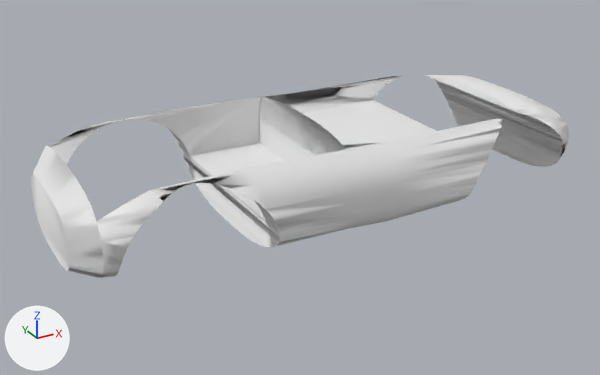
One commit to the glTF model assets/sedan_body.glb: the scene before it, then after it.
Both versions are drawn from a 50 mm lens placed at (-3.95, -6.77, 4.0), pointed at (-0.24, -0.03, 0.63). Lighting does not change. The marker at lower left points along +X, +Y and +Z. The older version comes first.

The older version as bpy lines, for what is in view:
```python
me_sedanshellmesh = bpy.data.meshes.new('SedanShellMesh')
me_sedanshellmesh.from_pydata(...)  # 1692 vertices, 3493 faces; spans x -2.72..2.7, y -1.18..1.18, z 0.43..1.43
ob_sedanshell = bpy.data.objects.new('SedanShell', me_sedanshellmesh)
ob_sedanshell.location = (0.0, 0.0, 0.0)
```
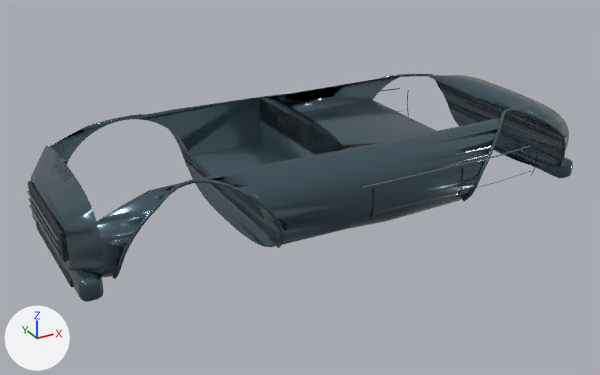
Location of each change, (x1, y1, x2, y2) in pixels of the pictures (600 x 375 px):
'SedanShell', recoloured (white to dark blue): (31, 75, 569, 278) in both
'PressedWheelArch.002', added: after (113, 179, 284, 279)
'LowerBumper', added: after (32, 212, 104, 302)
'PressedWheelArch.003', added: after (463, 108, 566, 202)
'RecessedGrille', added (black): after (28, 181, 67, 262)
'RearBumper', added: after (531, 157, 573, 178)
'LowerIntake', added: after (36, 222, 73, 287)
'WindowBelt.001', added: after (362, 145, 530, 188)
'GrilleBlade.001', added: after (28, 198, 60, 248)
'GrilleBlade', added: after (29, 205, 61, 255)
'GrilleBlade.002', added: after (27, 191, 59, 240)
'PressedWheelArch', added: after (92, 114, 187, 166)
'PressedWheelArch.001', added: after (382, 74, 456, 122)
'DoorLowerCrease.002', added: after (376, 192, 458, 213)

The change, as a diff of the scene's bpy script:
```diff
--- a/assets/sedan_body.glb.py
+++ b/assets/sedan_body.glb.py
@@ me_sedanshellmesh @@
 me_sedanshellmesh.from_pydata(...)  # 1692 vertices, 3493 faces; spans x -2.72..2.7, y -1.18..1.18, z 0.43..1.43
+me_sedanshellmesh.materials.append(mat_midnightgraphitepaint)  # dark blue #485e6a
@@ ob_windowbelt_001 @@
+ob_windowbelt_001 = bpy.data.objects.new('WindowBelt.001', me_windowbelt_001)  # 60 vertices, 100 faces; spans x -0.25..1.75, y -1.18..-1.1, z 1.07..1.08; in mat_darkchrome (grey #909ba0)
+ob_windowbelt_001.location = (0.0, 0.0, 0.0)
@@ ob_recessedgrille @@
+ob_recessedgrille = bpy.data.objects.new('RecessedGrille', me_cube_004)  # 96 vertices, 188 faces; spans x -0.018..0.018, y -0.6..0.6, z -0.14..0.14; in mat_satinblacktrim (black #1f262b)
+ob_recessedgrille.location = (-2.738, 0.0, 0.85)
@@ ob_rearbumper @@
+ob_rearbumper = bpy.data.objects.new('RearBumper', me_cube_009)  # 96 vertices, 188 faces; spans x -0.1..0.1, y -0.88..0.88, z -0.1..0.1; in mat_midnightgraphitepaint (dark blue #485e6a)
+ob_rearbumper.location = (2.595, 0.0, 0.56)
@@ ob_pressedwheelarch_003 @@
+ob_pressedwheelarch_003 = bpy.data.objects.new('PressedWheelArch.003', me_pressedwheelarch_003)  # 250 vertices, 480 faces; spans x 1.0..2.441, y -1.2..-0.715, z 0.619..1.351; in mat_midnightgraphitepaint (dark blue #485e6a)
+ob_pressedwheelarch_003.location = (0.0, 0.0, 0.0)
@@ ob_pressedwheelarch_002 @@
+ob_pressedwheelarch_002 = bpy.data.objects.new('PressedWheelArch.002', me_pressedwheelarch_002)  # 250 vertices, 480 faces; spans x -2.441..-0.999, y -1.195..-0.871, z 0.619..1.351; in mat_midnightgraphitepaint (dark blue #485e6a)
+ob_pressedwheelarch_002.location = (0.0, 0.0, 0.0)
@@ ob_pressedwheelarch_001 @@
+ob_pressedwheelarch_001 = bpy.data.objects.new('PressedWheelArch.001', me_pressedwheelarch_001)  # 250 vertices, 480 faces; spans x 1.0..2.441, y 0.715..1.2, z 0.619..1.351; in mat_midnightgraphitepaint (dark blue #485e6a)
+ob_pressedwheelarch_001.location = (0.0, 0.0, 0.0)
@@ ob_pressedwheelarch @@
+ob_pressedwheelarch = bpy.data.objects.new('PressedWheelArch', me_pressedwheelarch)  # 250 vertices, 480 faces; spans x -2.441..-0.999, y 0.871..1.195, z 0.619..1.351; in mat_midnightgraphitepaint (dark blue #485e6a)
+ob_pressedwheelarch.location = (0.0, 0.0, 0.0)
@@ ob_lowerintake @@
+ob_lowerintake = bpy.data.objects.new('LowerIntake', me_cube_008)  # 96 vertices, 188 faces; spans x -0.012..0.012, y -0.625..0.625, z -0.041..0.041; in mat_satinblacktrim (black #1f262b)
+ob_lowerintake.location = (-2.716, 0.0, 0.52)
@@ ob_lowerbumper @@
+ob_lowerbumper = bpy.data.objects.new('LowerBumper', me_cube_003)  # 96 vertices, 188 faces; spans x -0.1..0.1, y -0.9..0.9, z -0.11..0.11; in mat_midnightgraphitepaint (dark blue #485e6a)
+ob_lowerbumper.location = (-2.615, 0.0, 0.56)
@@ ob_grilleblade_002 @@
+ob_grilleblade_002 = bpy.data.objects.new('GrilleBlade.002', me_cube_007)  # 96 vertices, 188 faces; spans x -0.012..0.012, y -0.545..0.545, z -0.006..0.006; in mat_darkchrome (grey #909ba0)
+ob_grilleblade_002.location = (-2.766, 0.0, 0.905)
@@ ob_grilleblade_001 @@
+ob_grilleblade_001 = bpy.data.objects.new('GrilleBlade.001', me_cube_006)  # 96 vertices, 188 faces; spans x -0.012..0.012, y -0.545..0.545, z -0.006..0.006; in mat_darkchrome (grey #909ba0)
+ob_grilleblade_001.location = (-2.766, 0.0, 0.835)
@@ ob_grilleblade @@
+ob_grilleblade = bpy.data.objects.new('GrilleBlade', me_cube_007.copy())
+ob_grilleblade.location = (-2.766, 0.0, 0.765)
@@ ob_doorlowercrease_002 @@
+ob_doorlowercrease_002 = bpy.data.objects.new('DoorLowerCrease.002', me_doorlowercrease_002)  # 30 vertices, 40 faces; spans x -0.1..0.84, y -1.174..-1.159, z 0.787..0.793; in mat_darkchrome (grey #909ba0)
+ob_doorlowercrease_002.location = (0.0, 0.0, 0.0)
```
